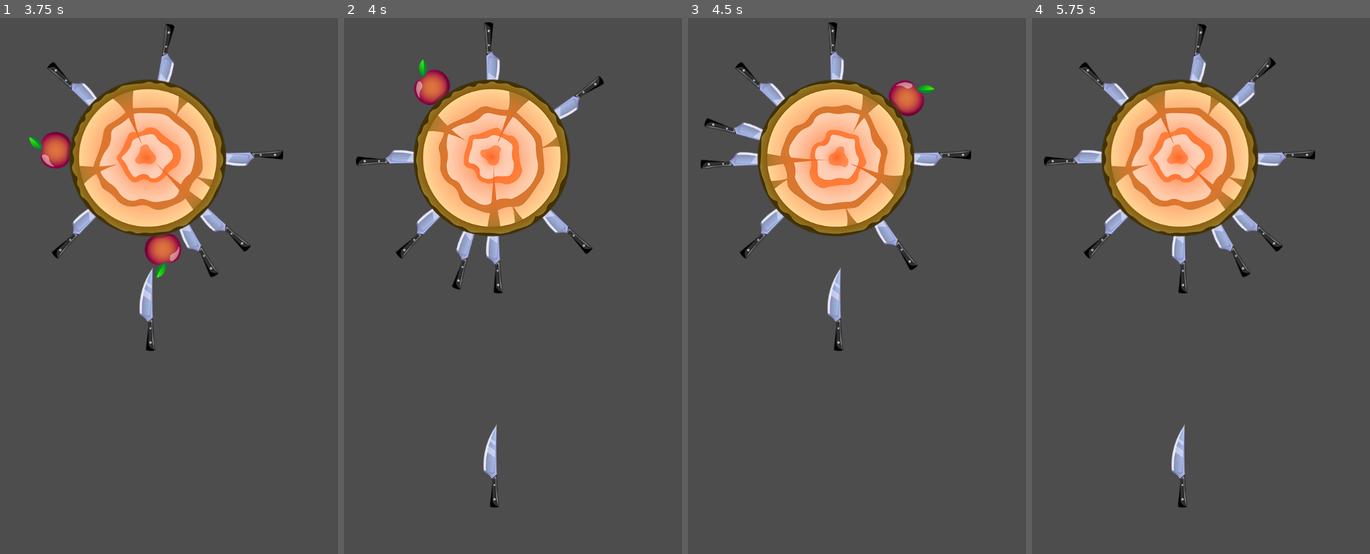
Above: before the commit, frames 1-4 (left to right).
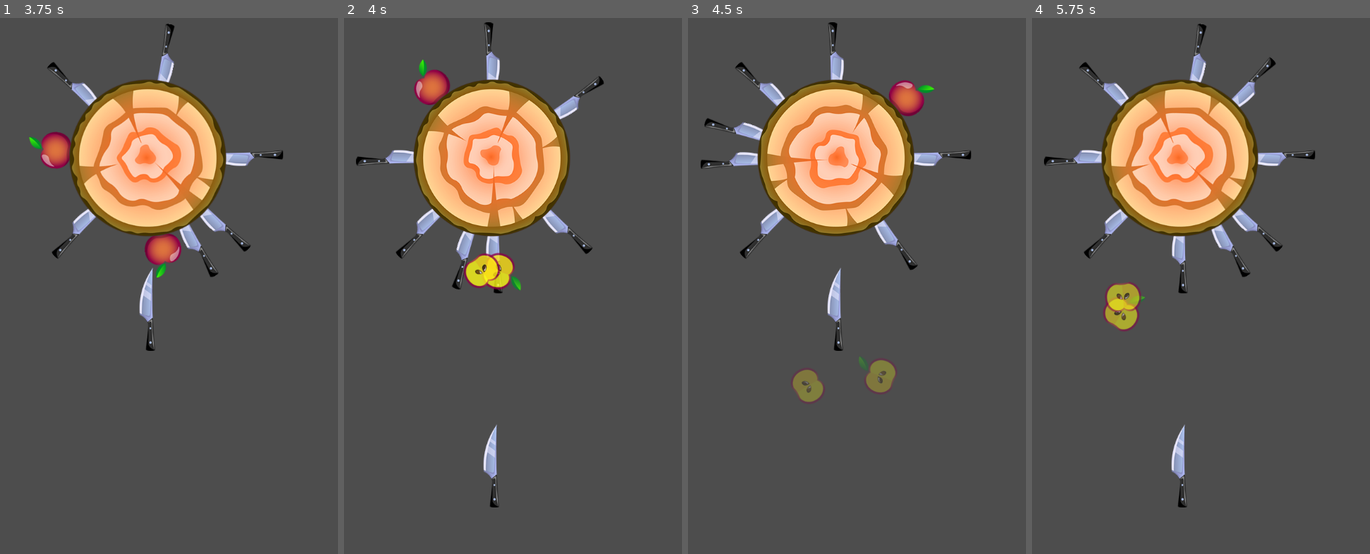
Above: after the commit, the same moments.

Repository: Alex-Grigorovich/Knife-Game
Game: Godot game, scene res://scenes/game.tscn
Same seed, same stepped clock (60 frames per second), same inputs: the game is played once before the commit and once after it. The project has no main scene, so this scene is started directly.
Inputs (mouse positions are in pixels of both pictures, inside the frame that each line leads up to):
- Up to frame 1 (3.75 s): move the mouse to (233, 243) at 0.52 s; click (233, 243) at 0.67 s; move the mouse to (74, 302) at 1.27 s; click (74, 302) at 1.42 s; move the mouse to (185, 146) at 2.02 s; click (185, 146) at 2.17 s; move the mouse to (131, 382) at 2.77 s; click (131, 382) at 2.92 s; move the mouse to (263, 355) at 3.52 s; click (263, 355) at 3.67 s
- Up to frame 2 (4 s): no input
- Up to frame 3 (4.5 s): move the mouse to (725, 189) at 4.27 s; click (725, 189) at 4.42 s
- Up to frame 4 (5.75 s): move the mouse to (1201, 269) at 5.02 s; click (1201, 269) at 5.17 s

Frame 1 is identical in both runs. In frame 2, 0.9% of the frame differs, in the area x 35-53%, y 43-51%; in frame 3, 0.8%; in frame 4, 0.8%.

Commit message:
Add animation target and apple.
Add animation target and apple.

Diff:
--- a/elements/Targets/target.tscn
+++ b/elements/Targets/target.tscn
@@ -1,7 +1,11 @@
-[gd_scene load_steps=4 format=3 uid="uid://dkr1glujhk86t"]
+[gd_scene load_steps=8 format=3 uid="uid://dkr1glujhk86t"]
 
 [ext_resource type="Texture2D" uid="uid://cy61tdinvfpay" path="res://assets/target1.png" id="1_ax715"]
 [ext_resource type="Script" path="res://scripts/target.gd" id="1_n7ds5"]
+[ext_resource type="Texture2D" uid="uid://cso6wdxm7tlg8" path="res://assets/knife1.png" id="3_v374a"]
+[ext_resource type="Texture2D" uid="uid://c3pqjrpygg8f0" path="res://assets/target1_1.png" id="4_x36w0"]
+[ext_resource type="Texture2D" uid="uid://dpv4pch7wmw7d" path="res://assets/target1_2.png" id="5_dy3ch"]
+[ext_resource type="Texture2D" uid="uid://djf4vlqrns7hj" path="res://assets/target1_3.png" id="6_15s8c"]
 
 [sub_resource type="CircleShape2D" id="CircleShape2D_72yih"]
 radius = 155.003
@@ -19,3 +23,61 @@
 
 [node name="ItemsContainer" type="Node2D" parent="."]
 show_behind_parent = true
+
+[node name="TargetParticles2D" type="CPUParticles2D" parent="."]
+emitting = false
+amount = 1
+lifetime = 2.0
+one_shot = true
+texture = ExtResource("4_x36w0")
+direction = Vector2(0, -1)
+spread = 180.0
+gravity = Vector2(0, 400)
+initial_velocity_min = 150.0
+initial_velocity_max = 250.0
+angular_velocity_min = -100.0
+angular_velocity_max = 100.0
+
+[node name="TargetParticles2D2" type="CPUParticles2D" parent="."]
+emitting = false
+amount = 1
+lifetime = 2.0
+one_shot = true
+texture = ExtResource("5_dy3ch")
+direction = Vector2(0, -1)
+spread = 180.0
+gravity = Vector2(0, 400)
+initial_velocity_min = 150.0
+initial_velocity_max = 250.0
+angular_velocity_min = -100.0
+angular_velocity_max = 100.0
+
+[node name="TargetParticles2D3" type="CPUParticles2D" parent="."]
+emitting = false
+amount = 1
+lifetime = 2.0
+one_shot = true
+texture = ExtResource("6_15s8c")
+direction = Vector2(0, -1)
+spread = 180.0
+gravity = Vector2(0, 400)
+initial_velocity_min = 150.0
+initial_velocity_max = 250.0
+angular_velocity_min = -100.0
+angular_velocity_max = 100.0
+
+[node name="KnifeParticles2D" type="CPUParticles2D" parent="."]
+emitting = false
+amount = 5
+lifetime = 2.0
+one_shot = true
+preprocess = 0.1
+explosiveness = 1.0
+texture = ExtResource("3_v374a")
+direction = Vector2(0, -1)
+spread = 80.0
+gravity = Vector2(0, 600)
+initial_velocity_min = 300.0
+initial_velocity_max = 300.0
+angular_velocity_min = -200.0
+angular_velocity_max = 200.0
--- a/elements/apple.tscn
+++ b/elements/apple.tscn
@@ -1,7 +1,9 @@
-[gd_scene load_steps=4 format=3 uid="uid://0cs0bhi7mmdy"]
+[gd_scene load_steps=6 format=3 uid="uid://0cs0bhi7mmdy"]
 
 [ext_resource type="Texture2D" uid="uid://yr3d2gdfsoy4" path="res://assets/apple1.png" id="1_bofp4"]
 [ext_resource type="Script" path="res://scripts/apple.gd" id="1_of30u"]
+[ext_resource type="Texture2D" uid="uid://c58bpd5jbr21l" path="res://assets/apple2.png" id="3_7wh5l"]
+[ext_resource type="Texture2D" uid="uid://cvqn2oc2i16g5" path="res://assets/apple3.png" id="4_2jm8s"]
 
 [sub_resource type="CircleShape2D" id="CircleShape2D_wqa5q"]
 radius = 36.0
@@ -24,4 +26,32 @@
 position = Vector2(1.04907e-06, 12)
 shape = SubResource("CircleShape2D_wqa5q")
 
+[node name="AppleParticles2D" type="CPUParticles2D" parent="."]
+emitting = false
+amount = 1
+one_shot = true
+texture = ExtResource("3_7wh5l")
+direction = Vector2(0, 1)
+gravity = Vector2(0, 500)
+initial_velocity_min = 150.0
+initial_velocity_max = 200.0
+angular_velocity_min = -400.0
+angular_velocity_max = 400.0
+angle_min = 180.0
+angle_max = 180.0
+
+[node name="AppleParticles2D2" type="CPUParticles2D" parent="."]
+emitting = false
+amount = 1
+one_shot = true
+texture = ExtResource("4_2jm8s")
+direction = Vector2(0, 1)
+gravity = Vector2(0, 500)
+initial_velocity_min = 150.0
+initial_velocity_max = 200.0
+angular_velocity_min = -400.0
+angular_velocity_max = 400.0
+angle_min = 180.0
+angle_max = 180.0
+
 [connection signal="body_entered" from="Area2D" to="." method="_on_area_2d_body_entered"]
--- a/scripts/apple.gd
+++ b/scripts/apple.gd
@@ -1,8 +1,26 @@
 extends Node2D
+
+const EXPLOSION_TIME := 1.0
+
+@onready var particles := [
+	$AppleParticles2D,
+	$AppleParticles2D2
+]
+
+@onready var sprite := $Sprite2D
 
 var is_hited := false
 
 func _on_area_2d_body_entered(body):
 	if not is_hited:
 		is_hited = true
+		sprite.hide()
+
+		var tween := create_tween()
+		for particle in particles:
+			particle.emitting = true
+			tween.parallel().tween_property(particle, "modulate", Color("ffffff00"), EXPLOSION_TIME)
+
+		tween.play()
+		await tween.finished
 		queue_free()
--- a/scripts/target.gd
+++ b/scripts/target.gd
@@ -2,6 +2,7 @@
 class_name Target
 
 var speed := PI
+const EXPLOSION_TIME := 1.0
 const GENERATION_LIMIT := 10
 const KNIFE_POSITION = Vector2(0, 180)
 const APLLE_POSITION = Vector2(0, 176)
@@ -9,6 +10,13 @@
 
 
 @onready var items_container := $ItemsContainer
+@onready var sprite := $Sprite2D
+@onready var knife_particle = $KnifeParticles2D
+@onready var particles_target_parts := [
+	$TargetParticles2D,
+	$TargetParticles2D2,
+	$TargetParticles2D3
+]
 
 var knife_scene : PackedScene = load("res://elements/knife.tscn")
 var apple_scene : PackedScene = load("res://elements/apple.tscn")
@@ -18,6 +26,25 @@
 
 func _ready():
 	add_default_items(3, 2)
+
+	#await get_tree().create_timer(1).timeout
+	#explode()
+
+func explode():
+	sprite.hide()
+	items_container.hide()
+
+	var tween := create_tween()
+
+	for particles_target_part in particles_target_parts:
+		tween.parallel().tween_property(particles_target_part, "modulate", Color("ffffff00"), EXPLOSION_TIME)
+		particles_target_part.emitting = true
+
+	knife_particle.rotation = -rotation
+	knife_particle.emitting = true
+	tween.parallel().tween_property(knife_particle, "modulate", Color("ffffff00"), EXPLOSION_TIME)
+
+	tween.play()
 
 func add_object_with_pivot(object: Node2D, object_rotation :float):
 	var pivot := Node2D.new()
